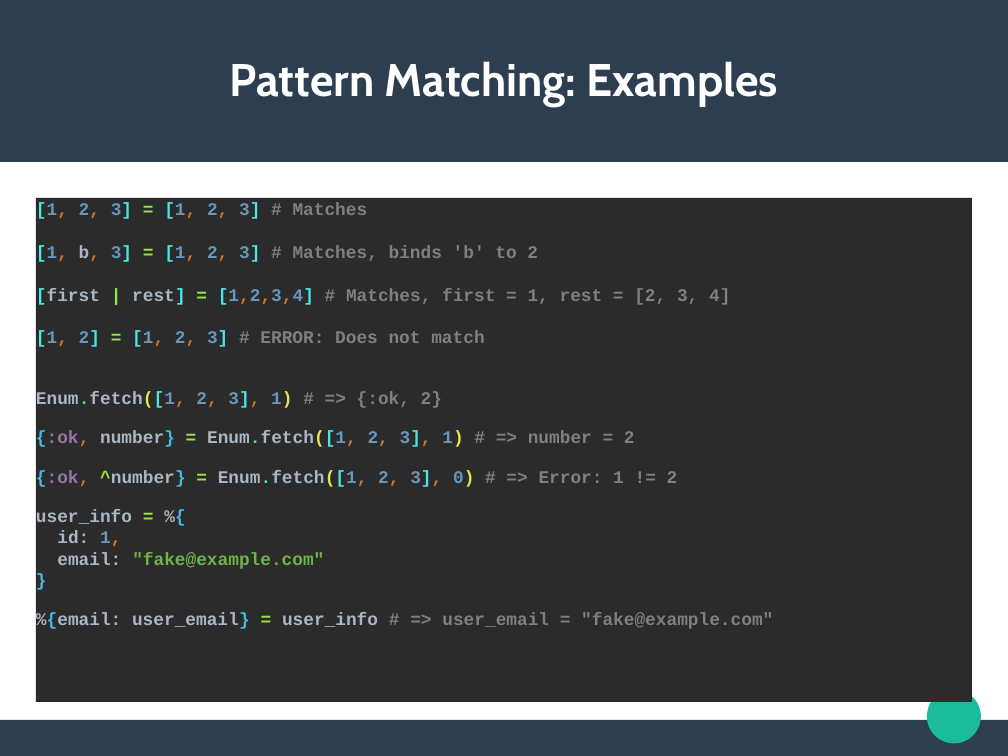
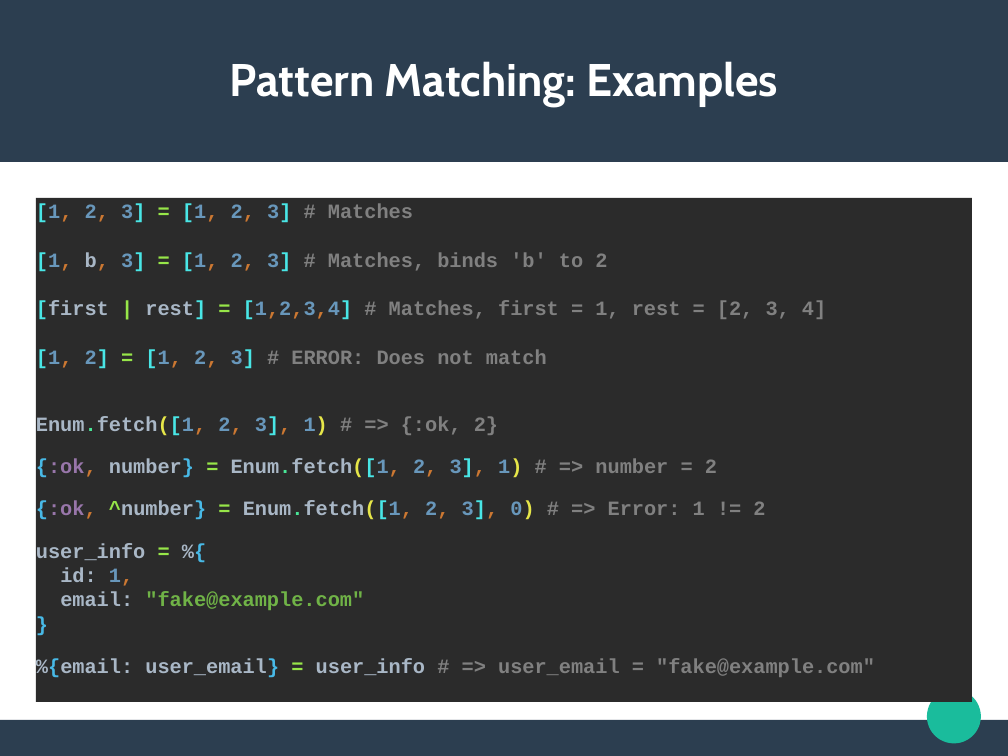
Before and after one commit to cedmans/elixir-intro-benkyokai, a slide deck: slide 12 of Elixir Presentation.pptx (slide 11 before the commit). Drawn at 1008x756 pixels with LibreOffice and Linux fonts; fonts in the diff are those of the drawing. Boxes give left, top, right and bottom in pixels: in the first picture for what was removed or moved away, otherwise in the second. Text is boxed around its words. In the diff, an @@ line names an element or a change of style, - is before the commit and + after.

```diff
--- a/Elixir Presentation.pptx
+++ b/Elixir Presentation.pptx
@@ rectangle "[1, 2, 3] = [1, ..." at <box>36,198,972,702</box>: size 14 to 16 pt @@
```
Also in this commit, not shown: 4 other slides changed, 3 slides added, 2 slides removed.
